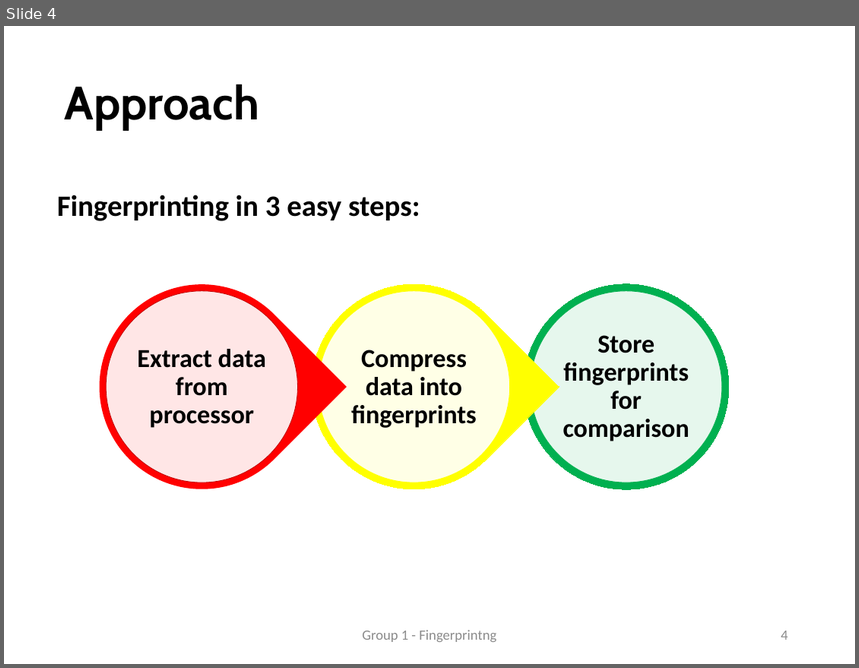
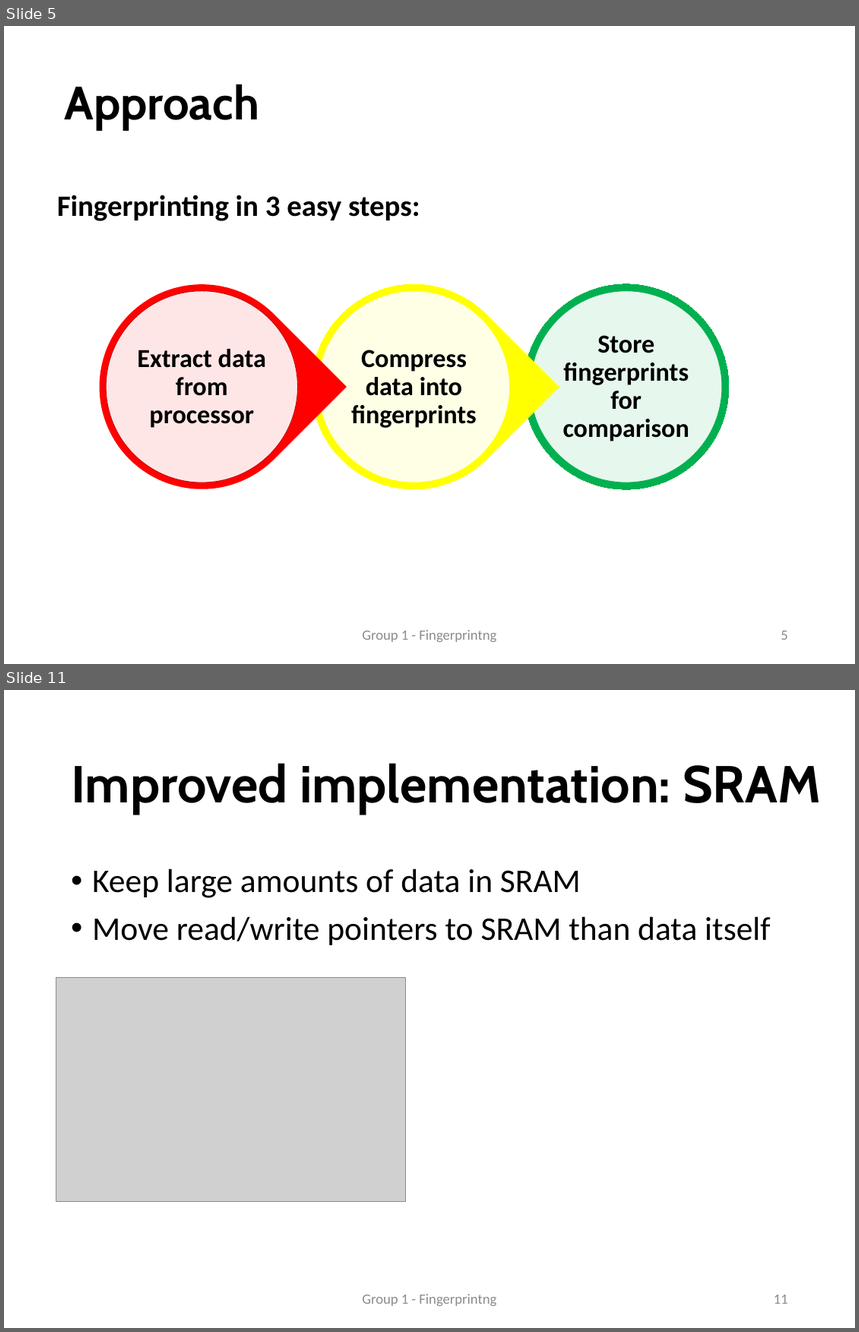
Before and after one commit to faga9267/VLSI---Fingerprinting, a slide deck: presentation/Presentation.pptx. Shown one above the other, each under a label of ours: slide 4 before the commit, slides 5 and 11 after it; the slides between them are not shown. The pictures are 859x668 and 859x1332 pixels, drawn with LibreOffice and Linux fonts; fonts in the diff are those of the drawing; grey boxes stand for pictures. Boxes give left, top, right and bottom in pixels: in the first picture for what was removed or moved away, otherwise in the second. Text is boxed around its words. In the diff, an @@ line names an element or a change of style, - is before the commit and + after.

Commit message:
added SRAM sch and layout

```diff
--- a/presentation/Presentation.pptx
+++ b/presentation/Presentation.pptx
@@ slide 11 added at box(4, 690, 855, 1328), background #FFFFFF @@
@@ title added at box(71, 763, 821, 814), 44 pt, text #000000, bold @@
+Improved implementation: SRAM
@@ text added at box(92, 869, 770, 945), 28 pt, text #000000 @@
+• Keep large amounts of data in SRAM
+• Move read/write pointers to SRAM than data itself
@@ picture added at box(56, 978, 405, 1202) @@
@@ text added at box(362, 1294, 496, 1306), 12 pt, text #8C8C8C @@
+Group 1 - Fingerprintng
@@ page number added at box(774, 1295, 788, 1304), 12 pt, text #8C8C8C @@
+11
@@ what was slide 4 is now slide 5 @@
@@ page number at box(781, 631, 788, 640): text changed @@
-4
+5
```
Also in this commit, not shown: 3 slides changed, 18 other slides added, 9 other files.
